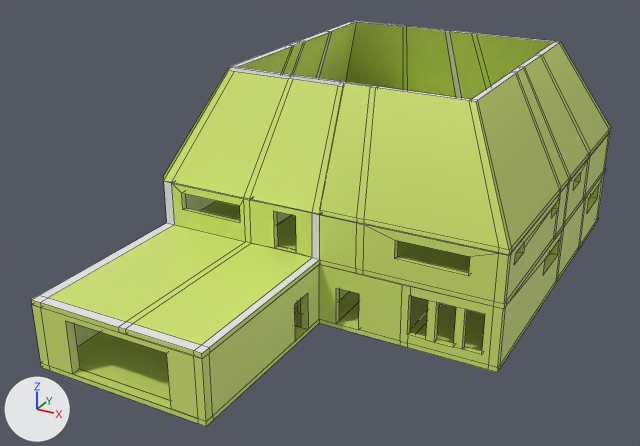
One commit to the FBX model HorrorGame/Assets/Models/House/House.fbx: the scene before it, then after it.
Rendered twice from a 50 mm lens placed at (6.8, -15.85, 9.07), pointed at (-0.72, -2.17, 2.23). Every picture has the same lights, and +X, +Y and +Z are marked at lower left. Mesh edges are drawn as thin lines. Where no turn or scale is listed for an object, it has been applied to the vertices.

Names of what the first picture shows: 'Cube', 'Level1', 'Level1.001'.
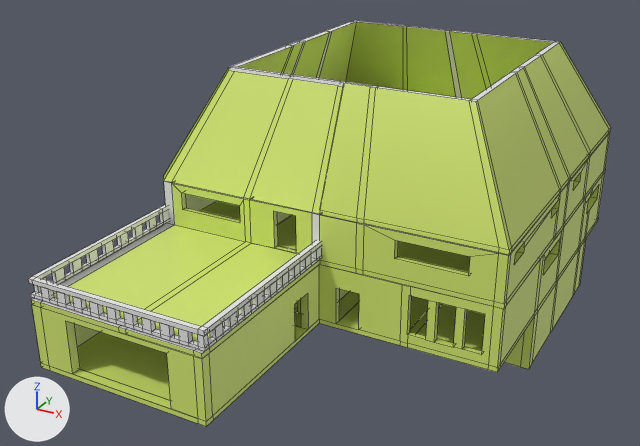
What changed in the scene script:
```text
Change me_cube_024:
    used by ob_cube; location = (0.0, 0.09, 0.95)
    remove me_cube_024.from_pydata(...)  # 480 vertices, 371 faces; spans x -3.36..3.36, y -7.12..3.59, z -0.04..1.15
    add me_cube_024.from_pydata(...)  # 636 vertices, 519 faces; spans x -3.36..3.36, y -7.12..3.59, z -1.18..1.15
    me_cube_024 part 1
    60 faces are deleted
    17 vertices are added at x 1.6..3.36, y -1.27..2.44, z -1.18..1.0
    24 new vertices lie (0.0, 0.4, 0.0) away from vertices in x -3.36..3.36, y 1.9, z -0.04..1.15
    24 new vertices lie (0.0, -1.0, 0.0) away from vertices in x -3.36..3.36, y 3.44, z -0.04..1.15
    22 new vertices lie (0.0, 1.99, 0.0) away from vertices in x -3.36..3.36, y -3.47, z -0.04..1.15
    20 new vertices lie (0.0, -1.27, 0.0) away from vertices in x -3.36..3.36, y 0.0, z -0.04..1.15
    20 new vertices lie (0.0, 0.0, -1.14) away from vertices in x 1.6..3.36, y -1.48..2.44, z -0.04
    12 new vertices lie (0.0, 0.0, -1.04) away from vertices in x 1.75..3.2, y -1.27..2.3, z -0.04
    8 new vertices lie (0.0, 0.0, -0.1) away from vertices in x 1.75..3.2, y -1.27..2.3, z -1.08
    9 new vertices lie (-1.45, 0.0, 0.0) away from vertices in x 3.2, y -1.27..2.3, z -1.18..0.04
    187 new faces join them, mat_material (green #d3e771)
    21 new faces join them, mat_wall (white #e7e7e7)
Add me_cube_021:
    me_cube_021.from_pydata(...)  # 364 vertices, 362 faces; spans x -62.1..1.0, y -2.5..1.0, z -10.7..1.0
Add ob_cube_019:
    ob_cube_019 = bpy.data.objects.new('Cube.019', me_cube_021)
    ob_cube_019.location = (-0.02, -4.48, 2.25)
    ob_cube_019.rotation_euler = (0.0, 0.0, -3.142)  # degrees (0, 0, -180)
    ob_cube_019.scale = (-0.0543, -1.0, -0.0283)
```

Boxes (x1, y1, x2, y2) around the edits, measured in the pictures (640 x 446 px):
'Cube.019', added
    after: (28, 204, 321, 351)
part 1 of me_cube_024, built on
    before: (295, 175, 603, 368)
    after: (295, 175, 603, 369)
